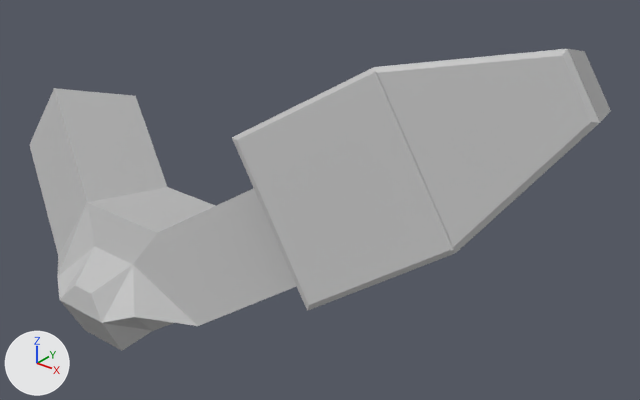
What one commit did to the Blender file Res/Weapons.blend.
Both versions are drawn from a 50 mm lens placed at (3.78, -1.13, 7.09), pointed at (0.85, 2.53, 4.83). Lighting does not change. The marker at lower left points along +X, +Y and +Z. The picture after the commit comes second.

The first picture shows 'MicroMissilePod', 'MicroMissilePodCover_Inner', 'MicroMissilePodCover_Outer', 'MicroMissilePodJoint'.
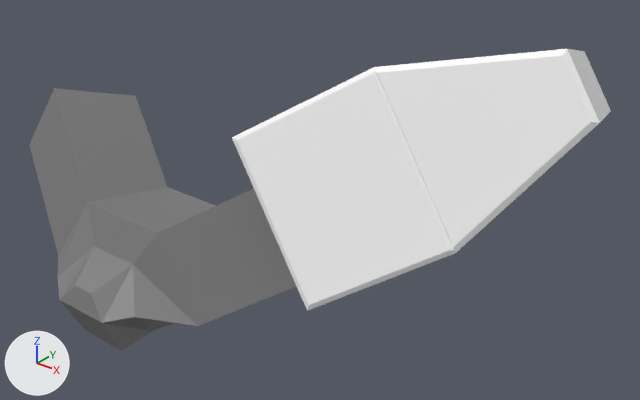
The change in detail:
Material 'White' (mat_white) is new.
Its base color is (1.0, 1.0, 1.0) (white #ffffff).
me_cube_014 has 270 vertices, 227 faces and spans x -0.82..0.82, y -0.52..0.52, z -0.48..0.48.
me_cube_014 is used by ob_micromissilepod; location (1.573, 2.658, 5.291); rotation (-0.324, -0.525, 0.468), in degrees (-19, -30, 27).
me_cube_014 part 1: all 15 faces that had it switch from mat_lightgray (light grey #bfbfbf) to mat_white (white #ffffff).
me_cube_015 has 14 vertices, 10 faces and spans x 0.0..0.824, y -0.589..-0.525, z -0.475..0.475.
me_cube_015 no longer uses material mat_lightgray (light grey #bfbfbf).
me_cube_015 gains material mat_white (white #ffffff).
me_cube_016 has 16 vertices, 12 faces and spans x -0.824..0.0, y -0.589..-0.525, z -0.475..0.475.
me_cube_016 no longer uses material mat_lightgray (light grey #bfbfbf).
me_cube_016 gains material mat_white (white #ffffff).
me_cube_020 has 32 vertices, 30 faces and spans x -1.36..1.36, y -0.58..0.46, z -0.36..1.1.
me_cube_020 no longer uses material mat_lightgray (light grey #bfbfbf).
me_cube_020 gains material mat_gray (grey #7f7f7f).

Changed parts and their boxes [x1, y1, x2, y2] in the pictures (640 x 400 px):
'MicroMissilePodJoint', recoloured (light grey to grey): [30, 88, 296, 351] in both
'MicroMissilePodCover_Inner', recoloured (light grey to white): [232, 67, 455, 311] in both
'MicroMissilePodCover_Outer', recoloured (light grey to white): [374, 49, 600, 253] in both
part 1 of me_cube_014, recoloured (light grey to white): [569, 49, 611, 122] in both
